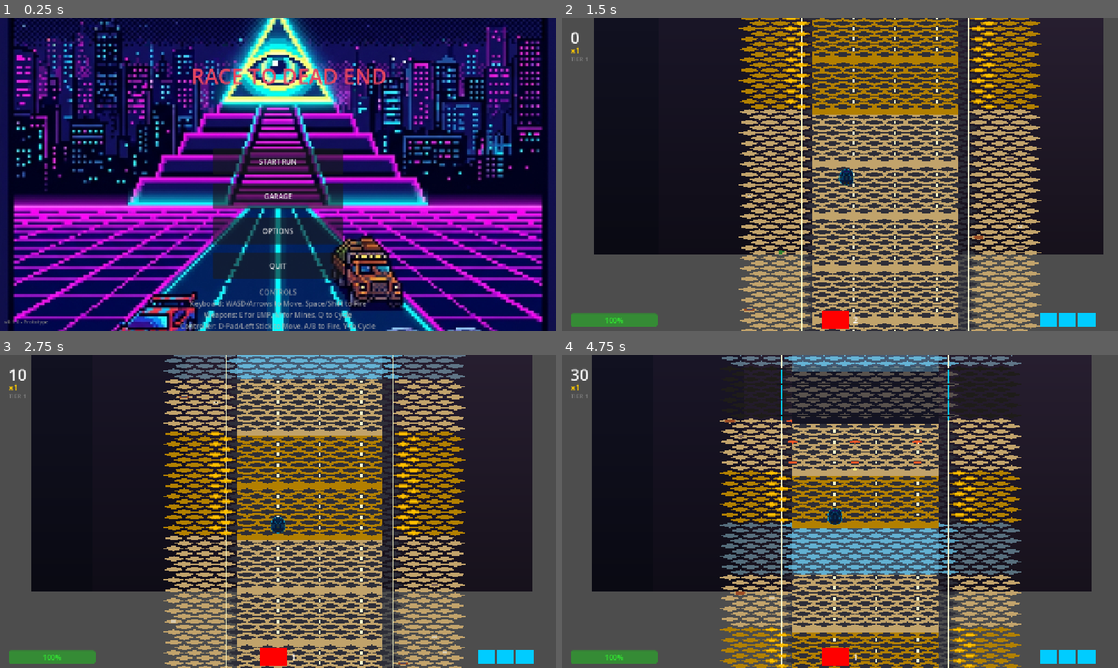
Above: before the commit, frames 1-4 (two rows, left to right).
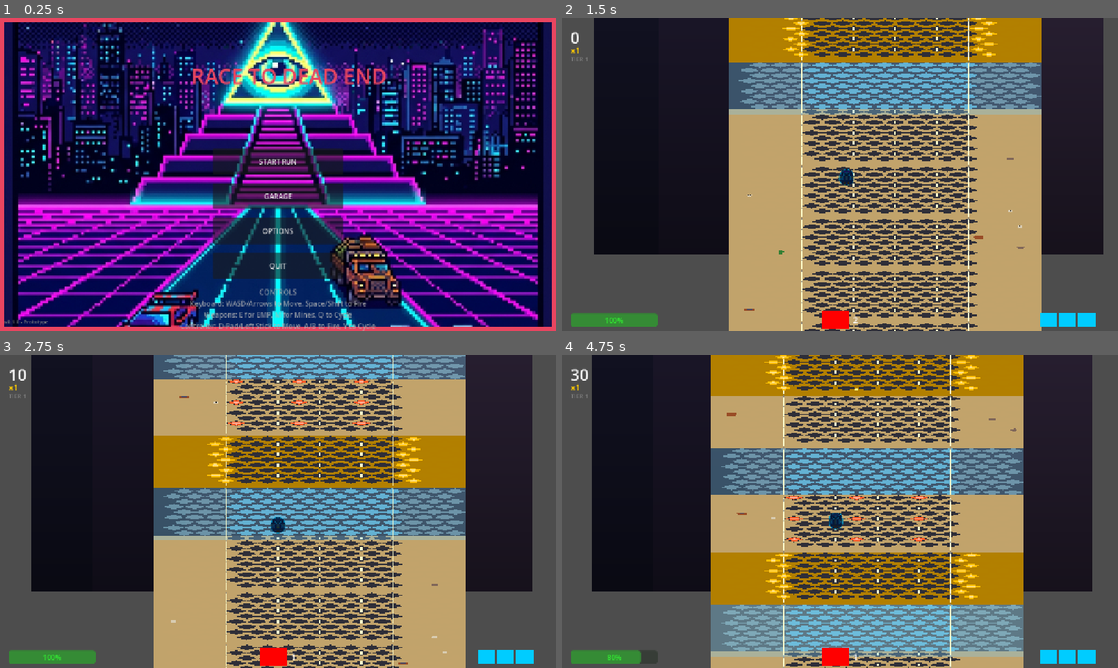
Above: after the commit, the same moments.

Repository: 23skdu/RaceToDeadEnd
Game: Godot game, scene res://scenes/Main.tscn
Two runs of this game, one before a commit and one after it. Both use one fixed random seed, a clock stepped at 60 frames per second and the inputs below.
Inputs:
- Up to frame 1 (0.25 s): no input
- Up to frame 2 (1.5 s): click "START RUN" at 0.5 s; tap Enter (ui_accept) at 1.25 s; hold D (move_right) from 1.28 s (still down); tap Q (cycle_weapon) at 1.35 s
- Up to frame 3 (2.75 s): tap Enter (ui_accept) at 1.52, 2.27 s; release D (move_right) at 2.03 s; hold S (brake) from 2.03 s (still down); tap M (drop_mine) at 2.1 s
- Up to frame 4 (4.75 s): release S (brake) at 2.78 s; hold D (move_right) 2.78-3.53 s; tap E (fire_emp) at 2.85 s; hold W (accelerate) 3.53-4.28 s; tap Space (primary_fire) at 3.6 s; tap Enter (ui_accept) at 3.77, 4.52 s; hold A (move_left) from 4.28 s (still down); tap P at 4.35 s

The runs differ from the first frame. In frame 1, 42% of the frame differs, in the area x 0-100%, y 0-100%; in frame 2, 23%; in frame 3, 25%; in frame 4, 53%, in the area x 7-96%, y 0-100%.

Commit message:
Fix 5 issues: main menu border, rotor collision damage, highway hazards, road detail, black square artifact

Diff:
--- a/scenes/Main.tscn
+++ b/scenes/Main.tscn
@@ -8,12 +8,24 @@
 
 [node name="CanvasLayer" type="CanvasLayer" parent="."]
 
+[node name="Border" type="ColorRect" parent="CanvasLayer"]
+anchors_preset = 15
+anchor_right = 1.0
+anchor_bottom = 1.0
+grow_horizontal = 2
+grow_vertical = 2
+color = Color(0.913726, 0.270588, 0.376471, 1)
+
 [node name="Background" type="TextureRect" parent="CanvasLayer"]
 anchors_preset = 15
 anchor_right = 1.0
 anchor_bottom = 1.0
 grow_horizontal = 2
 grow_vertical = 2
+offset_left = 10.0
+offset_top = 10.0
+offset_right = -10.0
+offset_bottom = -10.0
 texture = ExtResource("2_bg")
 expand_mode = 1
 stretch_mode = 6
--- a/scripts/scenes/player/Interceptor.gd
+++ b/scripts/scenes/player/Interceptor.gd
@@ -60,7 +60,7 @@
 
 func _ready() -> void:
 	collision_layer = 1
-	collision_mask = 1
+	collision_mask = 1 | 2
 	z_index = 1
 	add_to_group("player")
 	_scale_sprite()
@@ -141,6 +141,9 @@
 				if not boost_active:
 					GameManager.take_damage(GameManager.max_health)
 			elif collider.is_in_group("obstacles") or collider is StaticBody2D:
+				if not boost_active:
+					take_damage(1)
+			elif collider.is_in_group("enemy"):
 				if not boost_active:
 					take_damage(1)
 
--- a/scripts/scenes/world/Highway.gd
+++ b/scripts/scenes/world/Highway.gd
@@ -193,11 +193,12 @@
 		_:
 			bg_color = Color(0.76, 0.64, 0.42)
 	var bg = Polygon2D.new()
+	var bg_half_w = half_w * (CHUNK_WIDTH + 1)
 	bg.polygon = PackedVector2Array([
-		Vector2(-half_w * CHUNK_WIDTH * 0.5, -half_h),
-		Vector2(half_w * CHUNK_WIDTH * 0.5, -half_h),
-		Vector2(half_w * CHUNK_WIDTH * 0.5, CHUNK_PIXEL_HEIGHT + half_h),
-		Vector2(-half_w * CHUNK_WIDTH * 0.5, CHUNK_PIXEL_HEIGHT + half_h),
+		Vector2(-bg_half_w, -half_h),
+		Vector2(bg_half_w, -half_h),
+		Vector2(bg_half_w, CHUNK_PIXEL_HEIGHT + half_h),
+		Vector2(-bg_half_w, CHUNK_PIXEL_HEIGHT + half_h),
 	])
 	bg.color = bg_color
 	chunk_local.add_child(bg)
@@ -269,6 +270,23 @@
 		lane_merged.modulate = lane_polygons[0]["color"]
 		chunk_local.add_child(lane_merged)
 
+		var edge_marking_color = Color(0.9, 0.9, 0.5, 0.6)
+		var edge_marking = MultiMeshInstance2D.new()
+		edge_marking.texture = white_texture
+		var emesh = MultiMesh.new()
+		emesh.mesh = _create_rect_mesh(Vector2(2, half_h * 0.9))
+		var edge_positions: Array[Vector2] = []
+		for row in CHUNK_HEIGHT:
+			var y_pos = row * TILE_SIZE.y + half_h
+			edge_positions.append(Vector2((LANE_START_COL - HALF_CHUNK) * TILE_SIZE.x - half_w, y_pos))
+			edge_positions.append(Vector2((LANE_END_COL - HALF_CHUNK) * TILE_SIZE.x + half_w, y_pos))
+		emesh.instance_count = edge_positions.size()
+		for i in edge_positions.size():
+			emesh.set_instance_transform_2d(i, Transform2D(0.0, edge_positions[i]))
+		edge_marking.multimesh = emesh
+		edge_marking.modulate = edge_marking_color
+		chunk_local.add_child(edge_marking)
+
 	if shoulder_polygons.size() > 0:
 		var shoulder_merged = MultiMeshInstance2D.new()
 		shoulder_merged.texture = white_texture
@@ -322,7 +340,7 @@
 		obstacle.add_to_group("obstacles")
 
 		var col_poly = CollisionPolygon2D.new()
-		var sf = 0.6
+		var sf = 0.85
 		col_poly.polygon = PackedVector2Array([
 			Vector2(0, -half_h * sf),
 			Vector2(half_w * sf, 0),
@@ -336,7 +354,38 @@
 		visual.color = obs["color"]
 		obstacle.add_child(visual)
 
+		var highlight = Polygon2D.new()
+		highlight.polygon = PackedVector2Array([
+			Vector2(0, -half_h * sf * 0.5),
+			Vector2(half_w * sf * 0.5, 0),
+			Vector2(0, half_h * sf * 0.5),
+			Vector2(-half_w * sf * 0.5, 0)
+		])
+		highlight.color = Color(1.0, 1.0, 1.0, 0.5)
+		obstacle.add_child(highlight)
+
 		chunk_local.add_child(obstacle)
+
+	if lane_polygons.size() > 0 and chunk_type != ChunkType.ICE and chunk_type != ChunkType.BRIDGE:
+		var crack_mmi = MultiMeshInstance2D.new()
+		crack_mmi.texture = white_texture
+		var cmesh = MultiMesh.new()
+		cmesh.mesh = _create_rect_mesh(Vector2(1, half_h * 0.3))
+		var crack_positions: Array[Vector2] = []
+		for row in CHUNK_HEIGHT:
+			for col in range(LANE_START_COL + 1, LANE_END_COL):
+				var lane_cx = (col - HALF_CHUNK) * TILE_SIZE.x
+				var y_pos = row * TILE_SIZE.y + half_h * 0.5
+				if _rng.randf() < 0.12:
+					var x_offset = _rng.randf_range(-TILE_SIZE.x * 0.35, TILE_SIZE.x * 0.35)
+					crack_positions.append(Vector2(lane_cx + x_offset, y_pos))
+		if crack_positions.size() > 0:
+			cmesh.instance_count = crack_positions.size()
+			for i in crack_positions.size():
+				cmesh.set_instance_transform_2d(i, Transform2D(0.0, crack_positions[i]))
+			crack_mmi.multimesh = cmesh
+			crack_mmi.modulate = Color(0.0, 0.0, 0.0, 0.15)
+			chunk_local.add_child(crack_mmi)
 
 	var left_rail_x = (LANE_START_COL - HALF_CHUNK) * TILE_SIZE.x - half_w
 	var right_rail_x = (LANE_END_COL - HALF_CHUNK) * TILE_SIZE.x + half_w
@@ -362,6 +411,24 @@
 		right_points.append(Vector2(right_rail_x, y_pos))
 	right_rail.points = right_points
 	chunk_local.add_child(right_rail)
+
+	if chunk_type != ChunkType.BRIDGE and chunk_type != ChunkType.ICE:
+		var post_color = Color(0.5, 0.5, 0.5, 0.7)
+		var post_mmi = MultiMeshInstance2D.new()
+		post_mmi.texture = white_texture
+		var pmesh = MultiMesh.new()
+		pmesh.mesh = _create_rect_mesh(Vector2(2, 6))
+		var post_positions: Array[Vector2] = []
+		for row in range(0, CHUNK_HEIGHT + 1, 2):
+			var y_pos = row * TILE_SIZE.y + half_h
+			post_positions.append(Vector2(left_rail_x, y_pos))
+			post_positions.append(Vector2(right_rail_x, y_pos))
+		pmesh.instance_count = post_positions.size()
+		for i in post_positions.size():
+			pmesh.set_instance_transform_2d(i, Transform2D(0.0, post_positions[i]))
+		post_mmi.multimesh = pmesh
+		post_mmi.modulate = post_color
+		chunk_local.add_child(post_mmi)
 
 	if chunk_type == ChunkType.ICE:
 		var ice_area = Area2D.new()
--- a/tests/unit/test_interceptor.gd
+++ b/tests/unit/test_interceptor.gd
@@ -253,7 +253,7 @@
 func test_ready_sets_collision_layers():
 	var player = _create_player()
 	assert_eq(player.collision_layer, 1, "Player should be on layer 1")
-	assert_eq(player.collision_mask, 1, "Player should mask layer 1")
+	assert_eq(player.collision_mask, 1 | 2, "Player should mask layer 1 (obstacles) and layer 2 (enemies)")
 	assert_true(player.is_in_group("player"), "Player should be in player group")
 
 func test_ready_sets_z_index():
